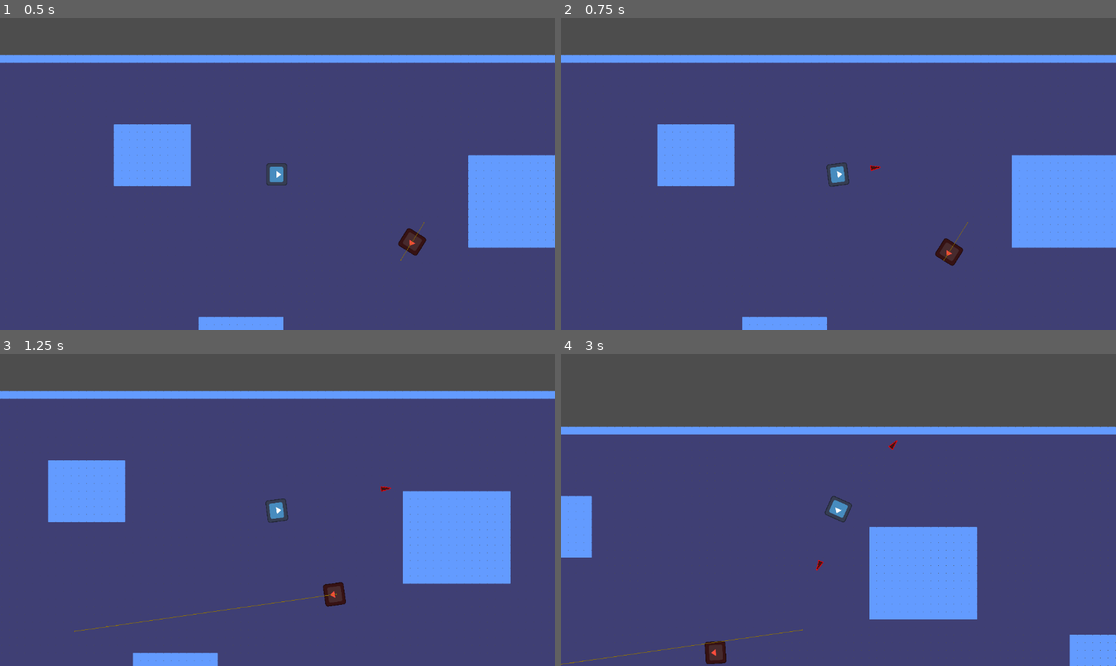
Above: before the commit, frames 1-4 (two rows, left to right).
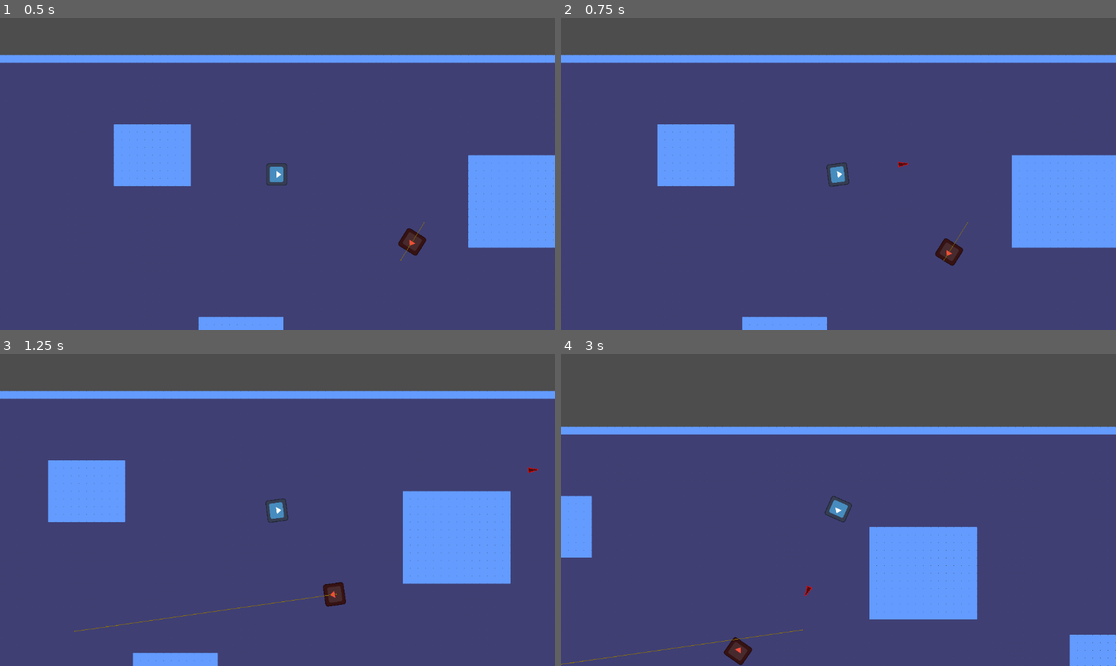
Above: after the commit, the same moments.

Repository: Gorgun-North/project-x
Game: Godot game, scene res://scenes/level_scenes/root.tscn
The game is run twice, just before and just after one commit, with the same random seed, the same clock (stepped at 60 frames per second) and the same inputs. The engine's default icon, where the game draws it, is replaced by a stand-in: a white triangle on a blue panel in a dark square.
Inputs (mouse positions are in pixels of both pictures, inside the frame that each line leads up to):
- Up to frame 1 (0.5 s): no input
- Up to frame 2 (0.75 s): move the mouse to (960, 158) at 0.52 s; hold D (WASD_RIGHT) from 0.53 s (still down); click (960, 158) at 0.6 s
- Up to frame 3 (1.25 s): keep holding D (WASD_RIGHT)
- Up to frame 4 (3 s): move the mouse to (727, 525) at 1.27 s; release D (WASD_RIGHT) at 1.28 s; hold S (WASD_DOWN) 1.28-2.03 s; click (727, 525) at 1.35 s; move the mouse to (894, 441) at 2.02 s; hold D (WASD_RIGHT) 2.03-2.78 s; tap Space (SPACEBAR) at 2.1 s; click (894, 441) at 2.3 s; move the mouse to (810, 572) at 2.77 s; hold W (WASD_UP) from 2.78 s (still down); click (810, 572) at 2.85 s

Frame 1 is identical in both runs. In frame 2, less than 0.1% of the frame differs, in the area x 55-63%, y 46-50%; in frame 3, less than 0.1%; in frame 4, 0.6%, in the area x 25-61%, y 27-100%.

Commit message:
made the AI more complex and added in the ability to have a firefight and take damage

Diff:
--- a/project.godot
+++ b/project.godot
@@ -22,6 +22,7 @@
 [global_group]
 
 Player=""
+Enemy=""
 
 [input]
 
--- a/scenes/level_scenes/root.tscn
+++ b/scenes/level_scenes/root.tscn
@@ -40,7 +40,7 @@
 [node name="Player" parent="." instance=ExtResource("1_xcykd")]
 position = Vector2(295, 302)
 
-[node name="Enemy" parent="." instance=ExtResource("2_0h2vv")]
+[node name="Enemy" parent="." groups=["Enemy"] instance=ExtResource("2_0h2vv")]
 position = Vector2(904, 505)
 
 [node name="NavigationRegion2D" type="NavigationRegion2D" parent="."]
--- a/scenes/object_scenes/bullet.tscn
+++ b/scenes/object_scenes/bullet.tscn
@@ -6,7 +6,7 @@
 [node name="bullet" type="Area2D"]
 scale = Vector2(2.5, 2.5)
 script = ExtResource("1_34acm")
-bullet_speed = 1000.0
+bullet_speed = 2000.0
 
 [node name="Sprite2D" type="Sprite2D" parent="."]
 texture_filter = 1
--- a/scenes/object_scenes/enemy.tscn
+++ b/scenes/object_scenes/enemy.tscn
@@ -1,10 +1,12 @@
-[gd_scene load_steps=8 format=3 uid="uid://oa3qkjuqwrp0"]
+[gd_scene load_steps=10 format=3 uid="uid://oa3qkjuqwrp0"]
 
+[ext_resource type="Script" uid="uid://dr011ckt1s7li" path="res://scripts/support_scripts/entity.gd" id="1_8bhn2"]
 [ext_resource type="Texture2D" uid="uid://dnsew7nd2l33f" path="res://assets/test_assets/icon.svg" id="1_rrwef"]
-[ext_resource type="Script" uid="uid://bxrfkv7bc6ydf" path="res://scripts/state_scripts/state_controller.gd" id="2_21n3x"]
+[ext_resource type="Script" uid="uid://bxrfkv7bc6ydf" path="res://scripts/support_scripts/state_controller.gd" id="2_21n3x"]
 [ext_resource type="Script" uid="uid://dy5sreqcaen4y" path="res://scripts/enemy_scripts/enemy_idle.gd" id="3_4wdx0"]
 [ext_resource type="Script" uid="uid://bj1pgmrbpmil3" path="res://scripts/enemy_scripts/enemy_move_2.gd" id="4_rrwef"]
 [ext_resource type="Script" uid="uid://b4dv7k0e31r3t" path="res://scripts/enemy_scripts/enemy_dodge.gd" id="5_4wdx0"]
+[ext_resource type="Script" uid="uid://ck872vrb6hyd8" path="res://scripts/enemy_scripts/enemy_attack.gd" id="6_8bhn2"]
 [ext_resource type="Script" uid="uid://be7w5hi4ld6f7" path="res://scripts/enemy_scripts/enemy_look_at_player.gd" id="6_vssxo"]
 
 [sub_resource type="CircleShape2D" id="CircleShape2D_rrwef"]
@@ -12,6 +14,7 @@
 
 [node name="Enemy" type="CharacterBody2D"]
 safe_margin = 15.0
+script = ExtResource("1_8bhn2")
 
 [node name="Sprite2D" type="Sprite2D" parent="."]
 modulate = Color(1, 0.300051, 0.236805, 1)
@@ -34,15 +37,27 @@
 [node name="Idle" type="Node" parent="state_machine_controller"]
 script = ExtResource("3_4wdx0")
 
-[node name="Move" type="Node" parent="state_machine_controller" node_paths=PackedStringArray("nav")]
+[node name="Move" type="Node" parent="state_machine_controller" node_paths=PackedStringArray("nav", "state_machine_controller_node")]
 script = ExtResource("4_rrwef")
 max_speed = 200.0
+min_speed = 100.0
 nav = NodePath("../../NavigationAgent2D")
+state_machine_controller_node = NodePath("..")
 
 [node name="Dodge" type="Node" parent="state_machine_controller" node_paths=PackedStringArray("nav", "move_dest_ray")]
 script = ExtResource("5_4wdx0")
+speed = 1000.0
 nav = NodePath("../../NavigationAgent2D")
 move_dest_ray = NodePath("../../move_destination_raycast")
+target_reached_distance = 150.0
+
+[node name="knockback" type="Node" parent="state_machine_controller"]
+
+[node name="Attack" type="Node" parent="state_machine_controller" node_paths=PackedStringArray("state_machine_controller_node", "enemy_to_player_ray")]
+script = ExtResource("6_8bhn2")
+state_machine_controller_node = NodePath("..")
+enemy_to_player_ray = NodePath("../../enemy_to_player_ray")
+go_to_shoot_state_timer = 2.5
 
 [node name="NavigationAgent2D" type="NavigationAgent2D" parent="."]
 radius = 80.0
@@ -56,6 +71,7 @@
 
 [node name="enemy_to_player_ray" type="RayCast2D" parent="."]
 modulate = Color(0.99226, 0, 0.364457, 1)
+top_level = true
 
 [node name="Look_at_player" type="Node" parent="." node_paths=PackedStringArray("body", "enemy_to_player_ray")]
 script = ExtResource("6_vssxo")
--- a/scenes/object_scenes/player.tscn
+++ b/scenes/object_scenes/player.tscn
@@ -1,8 +1,9 @@
-[gd_scene load_steps=9 format=3 uid="uid://c8bibno0p31yd"]
+[gd_scene load_steps=10 format=3 uid="uid://c8bibno0p31yd"]
 
+[ext_resource type="Script" uid="uid://dr011ckt1s7li" path="res://scripts/support_scripts/entity.gd" id="1_j2f7r"]
 [ext_resource type="Texture2D" uid="uid://dnsew7nd2l33f" path="res://assets/test_assets/icon.svg" id="1_xjjvf"]
 [ext_resource type="Script" uid="uid://wg4kyxho2lon" path="res://scripts/player_scripts/player_move.gd" id="2_gfahr"]
-[ext_resource type="Script" uid="uid://bxrfkv7bc6ydf" path="res://scripts/state_scripts/state_controller.gd" id="3_gfahr"]
+[ext_resource type="Script" uid="uid://bxrfkv7bc6ydf" path="res://scripts/support_scripts/state_controller.gd" id="3_gfahr"]
 [ext_resource type="Script" uid="uid://db4to3nv4681q" path="res://scripts/player_scripts/player_idle.gd" id="4_7vqky"]
 [ext_resource type="Script" uid="uid://d1l0ieqx84tnc" path="res://scripts/player_scripts/player_dodge.gd" id="4_rerrf"]
 [ext_resource type="Script" uid="uid://cne6cycqyygxn" path="res://scripts/player_scripts/player_mouse_look.gd" id="5_u2ccb"]
@@ -13,6 +14,7 @@
 
 [node name="Player" type="CharacterBody2D" groups=["Player"]]
 safe_margin = 8.0
+script = ExtResource("1_j2f7r")
 
 [node name="Sprite2D" type="Sprite2D" parent="."]
 position = Vector2(-3, 2)
--- /dev/null
+++ b/scripts/enemy_scripts/enemy_attack.gd
@@ -0,0 +1,70 @@
+extends states
+class_name enemy_attack
+
+@export var state_machine_controller_node: state_machine_controller
+@export var enemy_to_player_ray          : RayCast2D
+
+@export var enemy_hitbox_size: float = 70.0
+
+@export var go_to_shoot_state_timer: float = 5.0
+var shoot_state_timer: float
+
+@export var attack_windup_timer_duration: float = 0.5
+var attack_windup_timer: float
+
+var target    : Vector2
+var targetbody: CharacterBody2D
+var bullet_spawn_point_multiplier: float = 1.2
+
+func _ready() -> void:
+	shoot_state_timer = go_to_shoot_state_timer
+	targetbody = get_tree().get_first_node_in_group("Player")
+
+func _physics_process(delta: float) -> void:
+	var to_player_ray = enemy_to_player_ray.get_collider()
+
+	if state_machine_controller_node == null:
+		push_error("State machine_controller not initialized in enemy_attack_script")
+		return
+
+	#If current state is not move, dont go into the dodge state.
+	if state_machine_controller_node.current_state \
+	!= state_machine_controller_node.states_dict.get("move"):
+		return
+
+	shoot_state_timer -= delta
+	if shoot_state_timer <= 0.0:
+
+		if !to_player_ray.name.begins_with("Player"):
+			return
+
+		shoot_state_timer = go_to_shoot_state_timer
+		Transitioned.emit(state_machine_controller_node.current_state, "attack")
+
+func Entered() -> void:
+	var collider := enemy_to_player_ray.get_collider()
+	if collider and collider.name.begins_with("Player"):
+		target = collider.global_position
+
+
+	body.look_at(target)
+	body.velocity = Vector2.ZERO
+	attack_windup_timer = attack_windup_timer_duration
+
+func Physics_Update(delta) -> void:
+
+	attack_windup_timer -= delta
+
+	if attack_windup_timer <= 0.0:
+		var bullet_instance = preload("res://scenes/object_scenes/bullet.tscn").instantiate()
+		var bullet_dir  : Vector2 = (target - body.global_position).normalized()
+		var shoot_angle : float   = bullet_dir.angle()
+
+		var bullet_spawn_distance : float = enemy_hitbox_size * bullet_spawn_point_multiplier
+
+		bullet_instance.setup(target, targetbody)
+		bullet_instance.global_position = body.global_position + bullet_dir * bullet_spawn_distance
+		bullet_instance.rotation = shoot_angle
+		get_tree().root.add_child(bullet_instance)
+
+		Transitioned.emit(self, "move")
--- a/scripts/enemy_scripts/enemy_dodge.gd
+++ b/scripts/enemy_scripts/enemy_dodge.gd
@@ -11,8 +11,8 @@
 #Variable for when the target finds the distance to the nav target acceptable
 @export var target_reached_distance: float
 
-var min_random_target_distance: float = -300
-var max_random_target_distance: float = 300
+var min_random_target_distance: float = -600
+var max_random_target_distance: float = 600
 
 var rng = RandomNumberGenerator.new()
 
@@ -36,11 +36,8 @@
 func Physics_Update(_delta: float) -> void:
 	if target != Vector2.ZERO:
 
-		print(body.global_transform.origin.distance_to(target))
 		if body.global_transform.origin.distance_to(target) < target_reached_distance:
-
-			body.velocity = Vector2.ZERO
-			set_new_nav_destination.emit()
+			Transitioned.emit(self, "Move")
 
 		var current_agent_pos = body.global_transform.origin
 		var next_path_pos = nav.get_next_path_position()
--- a/scripts/enemy_scripts/enemy_move_2.gd
+++ b/scripts/enemy_scripts/enemy_move_2.gd
@@ -2,6 +2,7 @@
 class_name enemy_move2
 
 @export var max_speed     : float = 400.0
+@export var min_speed     : float = 300
 @export var arrive_radius : float = 4.0
 @export var pause_seconds : float = 0.3
 
@@ -9,9 +10,16 @@
 var _pause_timer : float = 0.0
 
 var rng = RandomNumberGenerator.new()
+var speed: float
+
+@export var go_to_dodge_timer: float = 4.0
+@export var state_machine_controller_node: state_machine_controller
+var to_dodge_timer: float
 
 func _Entered() -> void:
 	rng.randomize()
+	speed = rng.randf_range(min_speed, max_speed)
+
 	_pick_new_destination()
 
 
@@ -23,6 +31,7 @@
 			_pick_new_destination()
 		return
 
+
 	var steer_target: Vector2 = nav.get_next_path_position()
 	body.look_at(nav.get_next_path_position())
 	var dir: Vector2 = (steer_target - body.global_position).normalized()
@@ -31,6 +40,8 @@
 
 
 func _pick_new_destination() -> void:
+
+	speed = rng.randf_range(min_speed, max_speed)
 	var map_rid: RID = nav.get_navigation_map()
 
 	# NavigationServer2D can hand us a genuine point ON the mesh:
@@ -42,3 +53,23 @@
 
 	nav.set_target_position(random_point)
 	_pause_timer = pause_seconds
+
+func _ready() -> void:
+	to_dodge_timer = go_to_dodge_timer
+
+func _physics_process(delta: float) -> void:
+	if state_machine_controller_node == null:
+		push_error("State machine_controller not initialized in enemy_move_script")
+		return
+
+	#If current state is not move, dont go into the dodge state.
+	if state_machine_controller_node.current_state != state_machine_controller_node.states_dict.get("move"):
+		return
+
+	to_dodge_timer -= delta
+	if to_dodge_timer <= 0.0:
+		var maximum_new_dodge_time: float = 10.0
+		var new_dodge_time = rng.randf_range(to_dodge_timer, maximum_new_dodge_time)
+
+		to_dodge_timer = new_dodge_time
+		Transitioned.emit(self, "dodge")
--- a/scripts/object_scripts/bullet_script.gd
+++ b/scripts/object_scripts/bullet_script.gd
@@ -5,14 +5,33 @@
 
 var dir: Vector2
 
+var target: Vector2
+var targetbody: entity
+
+@export var bullet_damage: int = 25
+
+func setup(set_target: Vector2, set_targetbody: entity) -> void:
+	target = set_target
+	targetbody = set_targetbody
+
 func _ready() -> void:
-
-	var mouse_pos = get_global_mouse_position()
-	dir = (mouse_pos - self.global_position).normalized()
+	if target != null:
+		dir = (target - self.global_position).normalized()
+	else:
+		push_error("No target set for bullet, call setup function!")
 
 func _physics_process(delta: float) -> void:
 	position += dir * bullet_speed * delta
 
+
 	if self.has_overlapping_bodies():
-		print(self.get_overlapping_bodies())
+		for i in self.get_overlapping_bodies():
+			if i == targetbody:
+				targetbody.take_damage(bullet_damage)
+				print(targetbody, ": ", targetbody.health)
+
+		if targetbody.name.begins_with("Player"):
+			if targetbody.health == 0:
+				get_tree().quit()
+
 		self.queue_free()
--- a/scripts/player_scripts/player_attack.gd
+++ b/scripts/player_scripts/player_attack.gd
@@ -9,10 +9,13 @@
 @export var rate_of_fire: float = 1.0
 @export var attack_cooldown_timer: Timer
 
+var targetbody: CharacterBody2D
+
 func _ready() -> void:
+	targetbody = get_tree().get_first_node_in_group("Enemy")
 	attack_cooldown_timer.wait_time = rate_of_fire
 
-func _process(delta: float) -> void:
+func _process(_delta: float) -> void:
 
 	if !attack_cooldown_timer.is_stopped():
 		return
@@ -22,7 +25,7 @@
 		if body:
 			if attack_cooldown_timer.is_stopped():
 				attack_cooldown_timer.start()
-			var bullet = preload("res://scenes/object_scenes/bullet.tscn").instantiate()
+			var bullet_instance = preload("res://scenes/object_scenes/bullet.tscn").instantiate()
 
 			var mouse_pos := body.get_global_mouse_position()
 			var shoot_angle : float = (mouse_pos - body.global_position).angle()
@@ -30,12 +33,12 @@
 			var bullet_dir: Vector2 = (mouse_pos - body.global_position).normalized()
 
 			var bullet_spawn_distance : float = player_hitbox_size * bullet_spawn_point_multiplier
-			bullet.global_position = body.global_position + bullet_dir * bullet_spawn_distance
 
+			bullet_instance.setup(body.get_global_mouse_position(), targetbody)
+			bullet_instance.global_position = body.global_position + bullet_dir * bullet_spawn_distance
+			bullet_instance.rotation = shoot_angle
 
-			bullet.rotation = shoot_angle
-
-			get_tree().root.add_child(bullet)
+			get_tree().root.add_child(bullet_instance)
 
 		else:
 			print("body is not selected, attach it to this node: ", self)
--- /dev/null
+++ b/scripts/support_scripts/entity.gd
@@ -0,0 +1,11 @@
+extends Node
+class_name entity
+
+var health: int = 100
+
+func take_damage(damage: int):
+	health -= damage
+
+func _process(_delta: float) -> void:
+	if health == 0:
+		self.queue_free()
--- a/scripts/state_scripts/state_controller.gd
+++ b/scripts/support_scripts/state_controller.gd
@@ -1,8 +1,9 @@
 extends Node
+class_name state_machine_controller
 
 @export var characterbody: CharacterBody2D #Gain access to the characterbody2D functions
 var current_state : states #Make the player state script an object
-var states : Dictionary = {} #Get all states as a dictionary
+var states_dict : Dictionary = {} #Get all states as a dictionary
 
 @export var initial_state : states
 
@@ -11,7 +12,7 @@
 	#Initialize all available states and save them in the dictionary
 	for child in get_children():
 		if child is states:
-			states[child.name.to_lower()] = child
+			states_dict[child.name.to_lower()] = child
 			child.Transitioned.connect(on_child_transitioned)
 
 			child.body = characterbody
@@ -35,7 +36,7 @@
 	if state != current_state:
 		return
 
-	var new_state = states.get(new_state_name.to_lower())
+	var new_state = states_dict.get(new_state_name.to_lower())
 	if !new_state:
 		return
 
Not shown, added: scripts/enemy_scripts/enemy_attack.gd.uid
Not shown, added: scripts/support_scripts/entity.gd.uid
Renamed: scripts/state_scripts/state_controller.gd.uid -> scripts/support_scripts/state_controller.gd.uid
Renamed: scripts/state_scripts/states.gd -> scripts/support_scripts/states.gd
Renamed: scripts/state_scripts/states.gd.uid -> scripts/support_scripts/states.gd.uid
